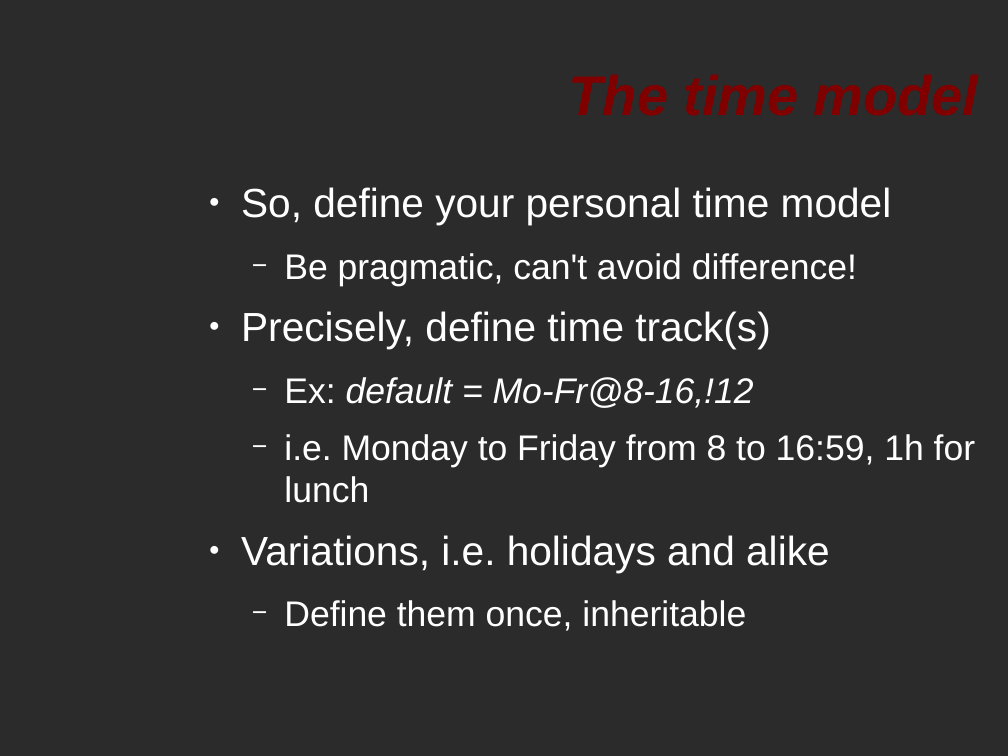
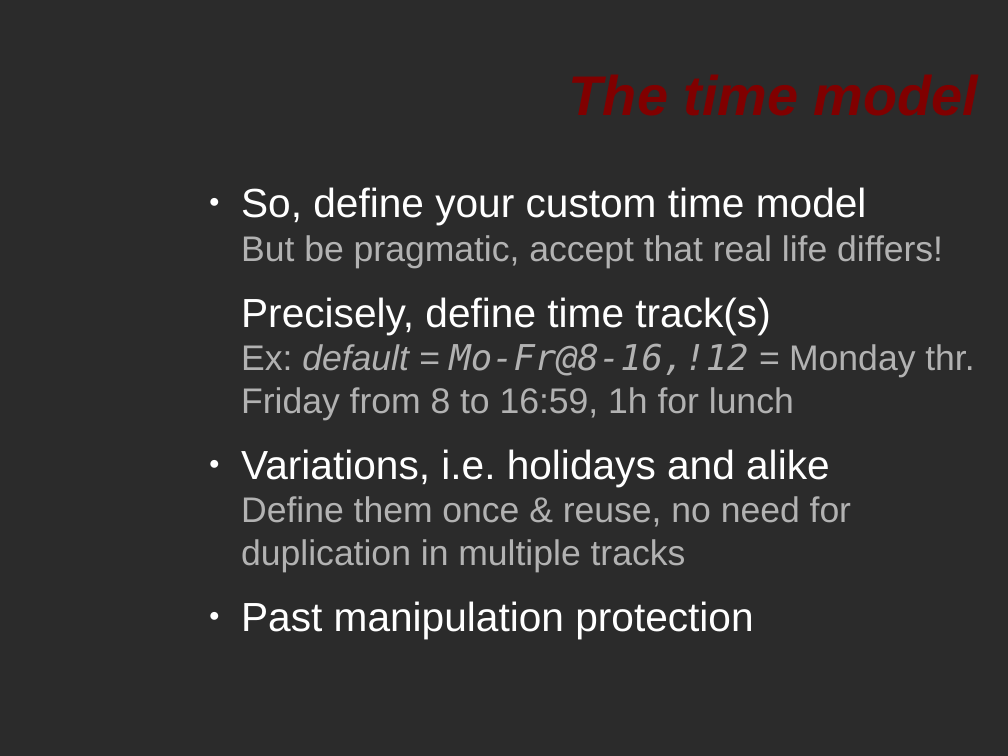
Before and after one commit to flowdy/FlowgencyTM, a slide deck: slide 6 of doc/intro.odp (slide 5 before the commit). Drawn at 1008x756 pixels with LibreOffice and Linux fonts; fonts in the diff are those of the drawing; background and template pictures are left out; a plain dark background stands for a picture behind light text. Boxes give left, top, right and bottom in pixels: in the first picture for what was removed or moved away, otherwise in the second. Text is boxed around its words. In the diff, an @@ line names an element or a change of style, - is before the commit and + after.

```diff
--- a/doc/intro.odp
+++ b/doc/intro.odp
@@ text at (x1=241, y1=187, x2=974, y2=639): text changed; text colour #FFFFFF to #B2B2B2 @@
-● So, define your personal time model
-  − Be pragmatic, can't avoid difference!
-● Precisely, define time track(s)
-  − Ex: default = Mo-Fr@8-16,!12
-  − i.e. Monday to Friday from 8 to 16:59, 1h for lunch
-● Variations, i.e. holidays and alike
-  − Define them once, inheritable
+● So, define your custom time model
+  But be pragmatic, accept that real life differs!
+Precisely, define time track(s)
+Ex: default = Mo-Fr@8-16,!12 = Monday thr. Friday from 8 to 16:59, 1h for lunch
+● Variations, i.e. holidays and alike
+  Define them once & reuse, no need for duplication in multiple tracks
+● Past manipulation protection
```
Also in this commit, not shown: 5 other slides changed, 3 slides added, 1 slide removed.
